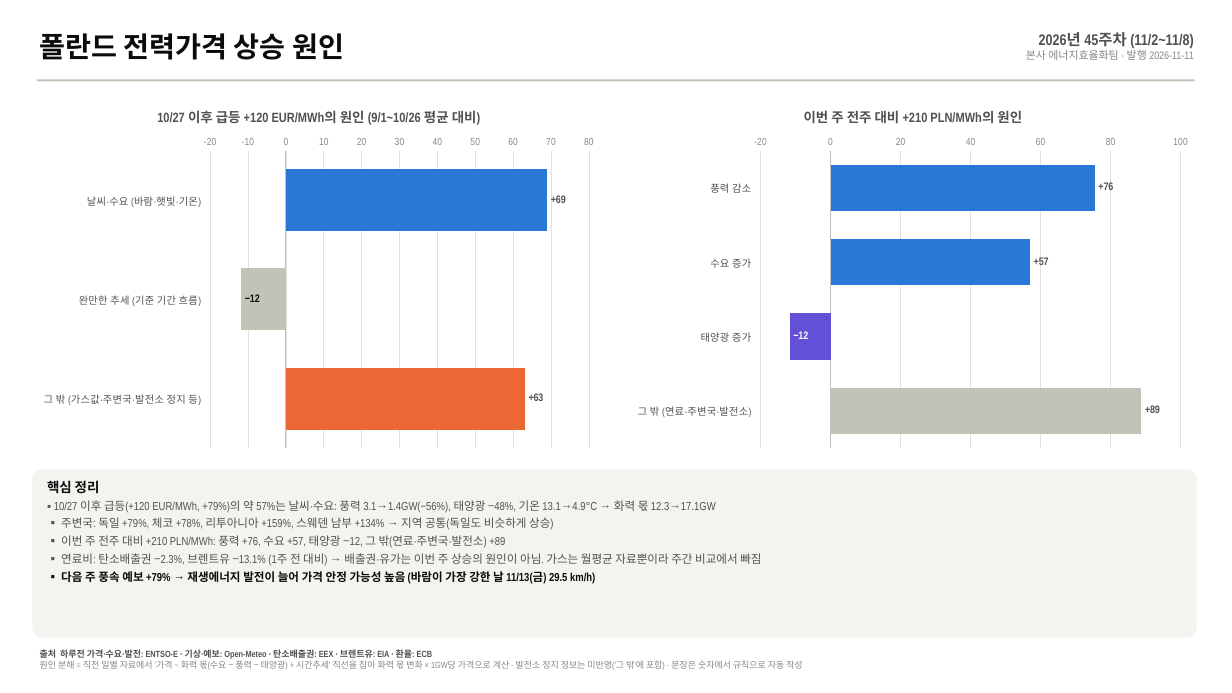
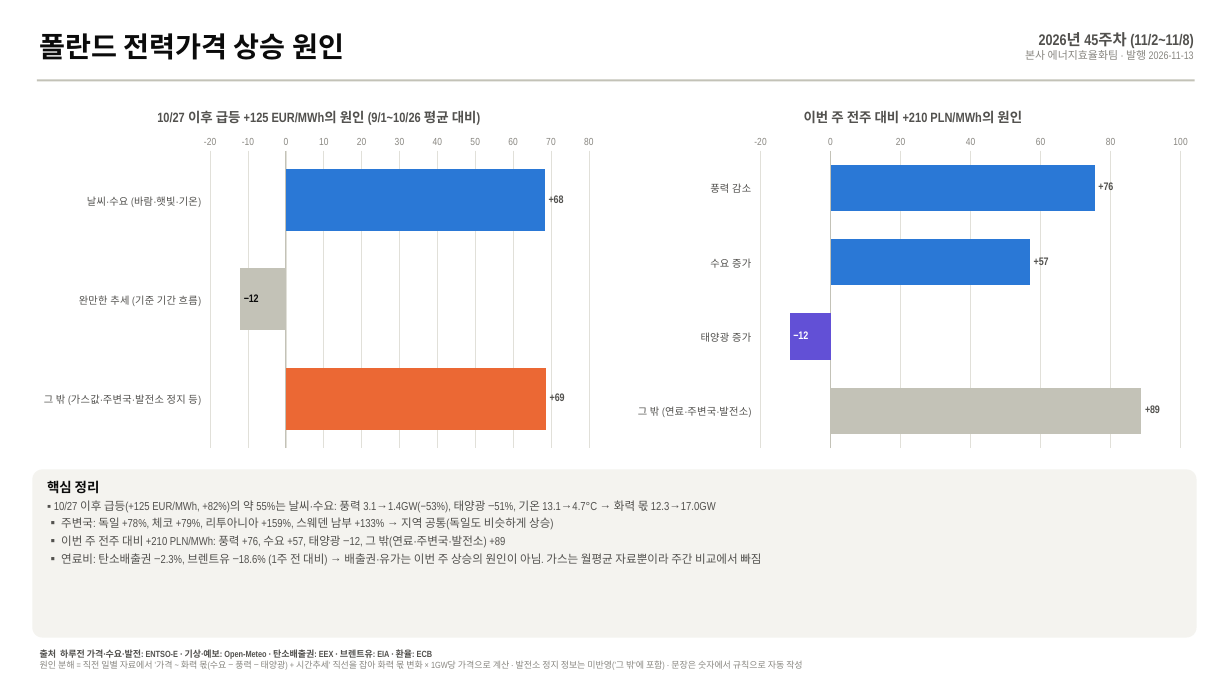
Before and after one commit to bnkim192/entsoe-harvester, a slide deck: slide 3 of weekly/2026-W45/PL_power_commodity_2026-W45.pptx. Drawn at 1232x693 pixels with LibreOffice and Linux fonts; fonts in the diff are those of the drawing. Boxes give left, top, right and bottom in pixels: in the first picture for what was removed or moved away, otherwise in the second. Text is boxed around its words. In the diff, an @@ line names an element or a change of style, - is before the commit and + after.

```diff
--- a/weekly/2026-W45/PL_power_commodity_2026-W45.pptx
+++ b/weekly/2026-W45/PL_power_commodity_2026-W45.pptx
@@ text at <box>1025,50,1194,60</box>: text changed @@
-본사 에너지효율화팀 · 발행 2026-11-11
+본사 에너지효율화팀 · 발행 2026-11-13
@@ bar chart at <box>32,91,605,456</box> @@
@@ title "10/27 이후 급등 +120 EUR/MWh의 원인 (9/1~10/26 평균 대비)" to "10/27 이후 급등 +125 EUR/MWh의 원인 (9/1~10/26 평균 대비)" @@
@@ Series 1, 날씨·수요 (바람·햇빛·기온): 69 to 68 @@
@@ Series 1, 그 밖 (가스값·주변국·발전소 정지 등): 63 to 69 @@
@@ data labels of Series 1 added @@
@@ text at <box>54,500,716,529</box>: text changed @@
-▪ 10/27 이후 급등(+120 EUR/MWh, +79%)의 약 57%는 날씨·수요: 풍력 3.1→1.4GW(−56%), 태양광 −48%, 기온 13.1→4.9°C → 화력 몫 12.3→17.1GW
-▪ 주변국: 독일 +79%, 체코 +78%, 리투아니아 +159%, 스웨덴 남부 +134% → 지역 공통(독일도 비슷하게 상승)
+▪ 10/27 이후 급등(+125 EUR/MWh, +82%)의 약 55%는 날씨·수요: 풍력 3.1→1.4GW(−53%), 태양광 −51%, 기온 13.1→4.7°C → 화력 몫 12.3→17.0GW
+▪ 주변국: 독일 +78%, 체코 +79%, 리투아니아 +159%, 스웨덴 남부 +133% → 지역 공통(독일도 비슷하게 상승)
@@ text at <box>61,553,761,565</box>: text changed @@
-▪ 연료비: 탄소배출권 −2.3%, 브렌트유 −13.1% (1주 전 대비) → 배출권·유가는 이번 주 상승의 원인이 아님. 가스는 월평균 자료뿐이라 주간 비교에서 빠짐
-▪ 다음 주 풍속 예보 +79% → 재생에너지 발전이 늘어 가격 안정 가능성 높음 (바람이 가장 강한 날 11/13(금) 29.5 km/h)
+▪ 연료비: 탄소배출권 −2.3%, 브렌트유 −18.6% (1주 전 대비) → 배출권·유가는 이번 주 상승의 원인이 아님. 가스는 월평균 자료뿐이라 주간 비교에서 빠짐
```
Also in this commit, not shown: 4 other slides changed, 19 other files.
